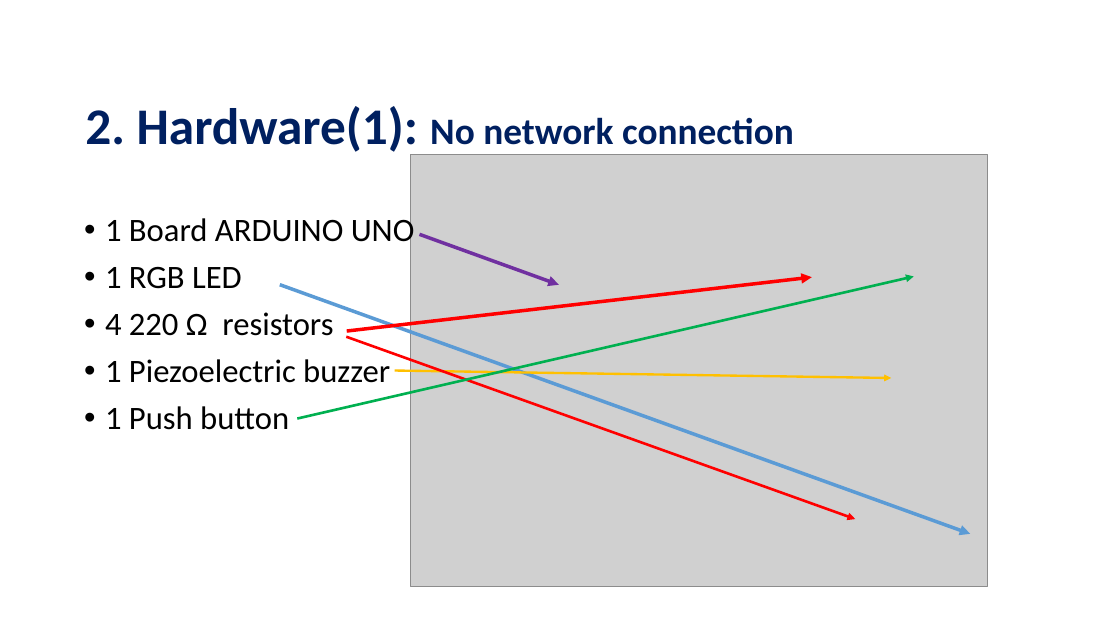
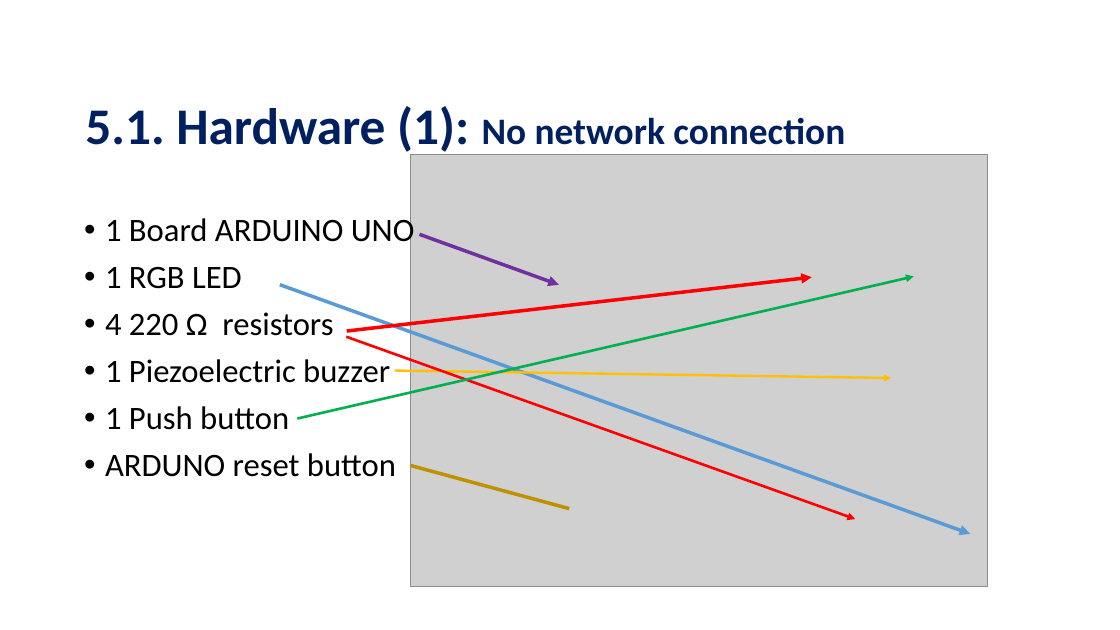
Before and after one commit to FlorLoreto/Projects, a slide deck: slide 12 of The Internet of Things.ppt (slide 5 before the commit). Drawn at 1120x630 pixels with LibreOffice and Linux fonts; fonts in the diff are those of the drawing; grey boxes stand for pictures; background and template pictures are left out. Boxes give left, top, right and bottom in pixels: in the first picture for what was removed or moved away, otherwise in the second. Text is boxed around its words. In the diff, an @@ line names an element or a change of style, - is before the commit and + after.

```diff
--- a/The Internet of Things.ppt
+++ b/The Internet of Things.ppt
@@ title at bbox=[85, 106, 845, 156]: text changed @@
-2. Hardware(1): No network connection
+5.1. Hardware (1): No network connection
@@ text at bbox=[105, 453, 396, 477]: paragraph added @@
+• ARDUNO reset button
@@ line added from (411, 465) to (569, 509), #BF9000 3 pt @@
```
Also in this commit, not shown: 13 other slides changed, 2 slides added, 2 slides removed, 22 other files.
